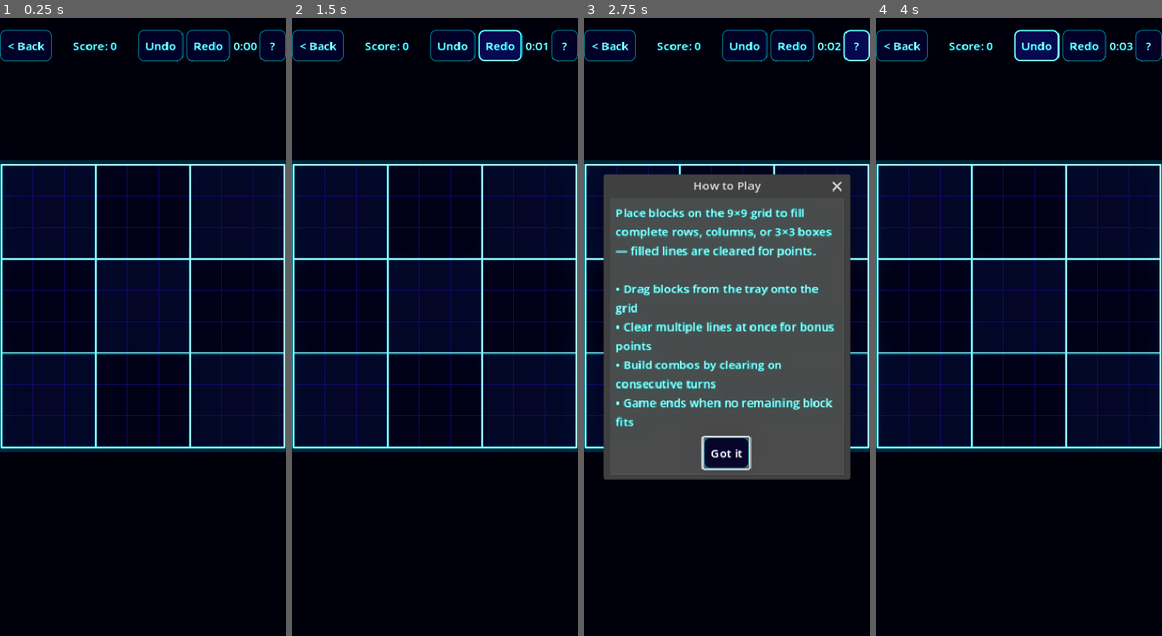
Above: before the commit, frames 1-4 (left to right).
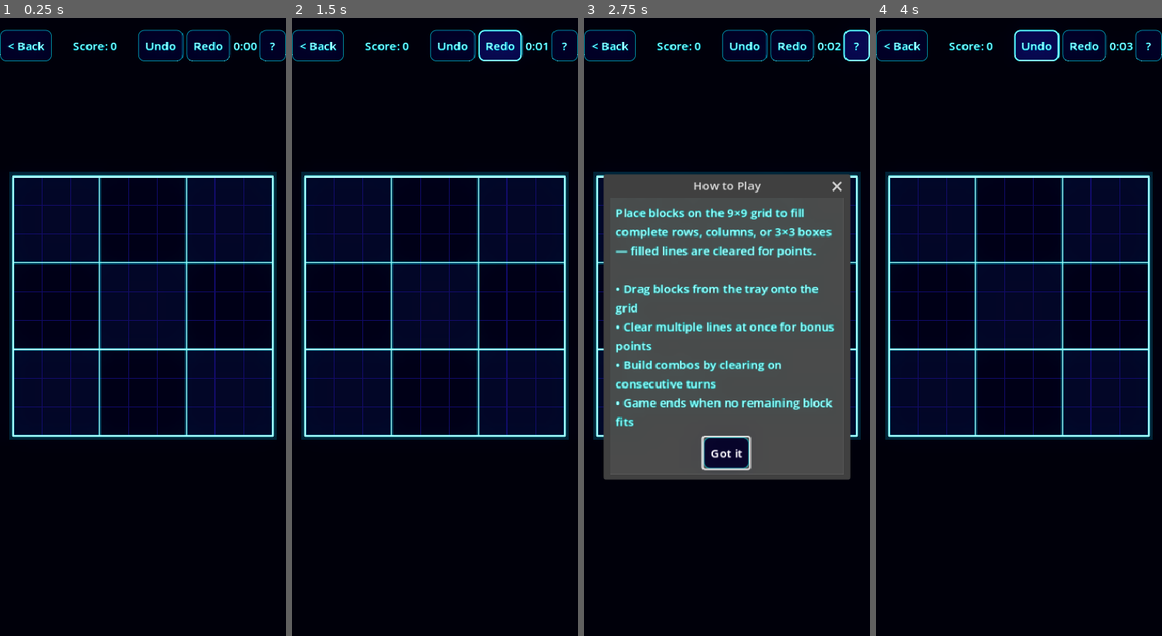
Above: after the commit, the same moments.

Repository: mchambers-mojang/sweet-vinegar-games
Game: Godot game, scene res://scenes/blockudoku_game.tscn
The game is run twice, just before and just after one commit, with the same random seed, the same clock (stepped at 60 frames per second) and the same inputs. This scene is started directly instead of the project's main scene.
Inputs:
- Up to frame 1 (0.25 s): no input
- Up to frame 2 (1.5 s): click "Undo" at 0.5 s; click "Redo" at 1.25 s
- Up to frame 3 (2.75 s): click "?" at 2 s
- Up to frame 4 (4 s): click "Got it" at 2.75 s; click "Undo" at 3.5 s

The runs differ from the first frame. In frame 1, 15% of the frame differs, in the area x 0-100%, y 23-71%; in frame 2, 15%; in frame 3, 6.2%; in frame 4, 15%.

Commit message:
fix: Board cell size now computed from viewport, not own size
- Prevents layout feedback loop where board resize changes cell size
  which changes drawing which triggers more layout
- Cell size is stable based on viewport dimensions minus reserved
  space for top bar and tray

Co-authored-by: Copilot <223556219+Copilot@users.noreply.github.com>

Diff:
--- a/scripts/blockudoku/blockudoku_board.gd
+++ b/scripts/blockudoku/blockudoku_board.gd
@@ -86,13 +86,15 @@
 
 
 func _get_cell_size() -> float:
-	# Use the smaller dimension so the grid always fits, and leave room for siblings
-	var available := minf(size.x, size.y) - BORDER_WIDTH * 2
-	# Also cap to the viewport height minus space for top bar + tray (~200px)
+	# Compute a stable cell size based on viewport, not the board's current size
+	# This prevents layout feedback loops where board size -> cell size -> draw -> layout
+	var viewport_w := get_viewport_rect().size.x
 	var viewport_h := get_viewport_rect().size.y
-	var max_grid := viewport_h - 200.0
-	available = minf(available, max_grid)
-	return available / GRID_SIZE
+	# Reserve space for top bar (~60px), tray (~130px), margins (~40px)
+	var max_grid_h := viewport_h - 230.0
+	var max_grid_w := viewport_w - 32.0  # side margins
+	var available := minf(max_grid_w, max_grid_h) - BORDER_WIDTH * 2
+	return maxf(available / GRID_SIZE, 8.0)
 
 
 func _get_grid_origin() -> Vector2:
